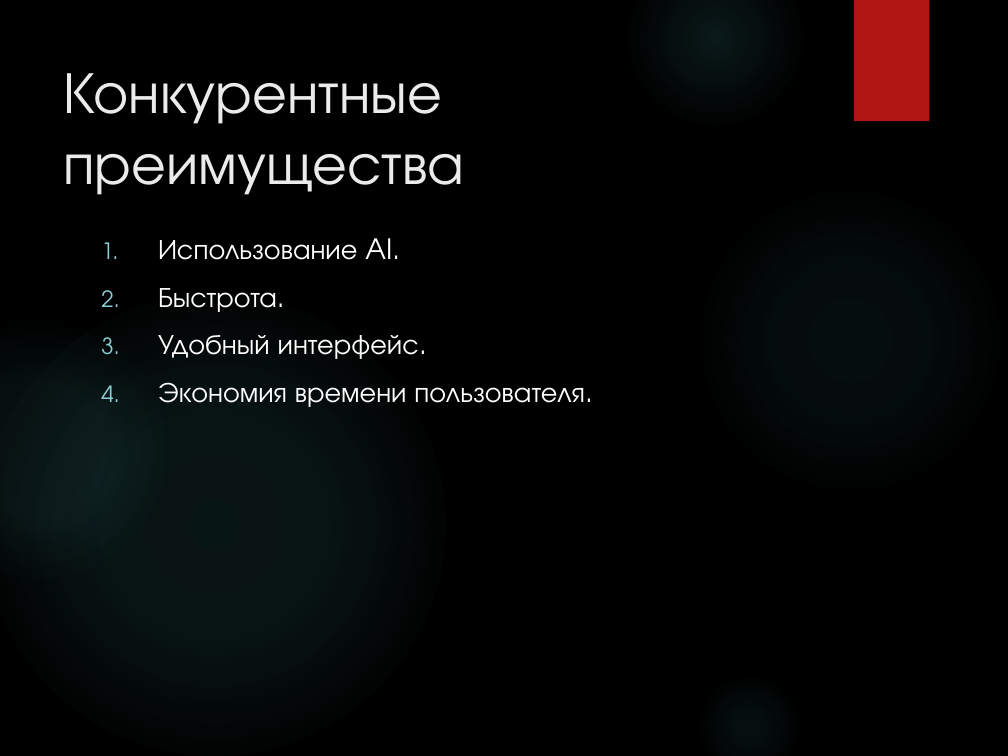
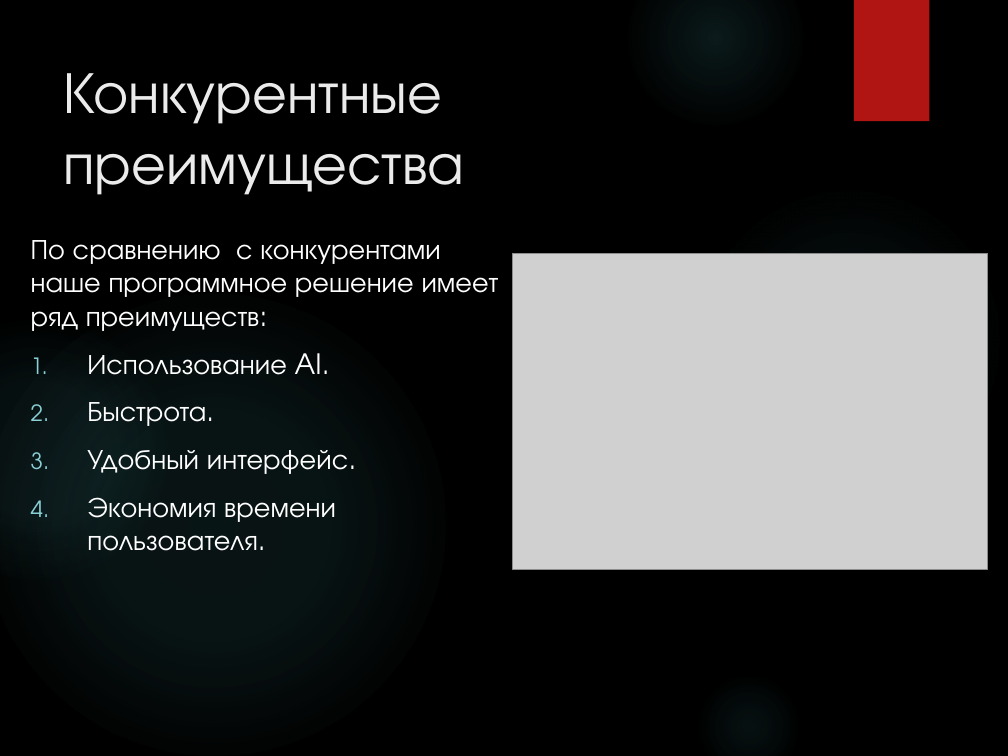
Before and after one commit to RAdKuzur/ASU, a slide deck: slide 5 of Управление IT-сервисами (Кузнецова)/Практическая 2.pptx. Drawn at 1008x756 pixels with LibreOffice and Linux fonts; fonts in the diff are those of the drawing; grey boxes stand for pictures; background and template pictures are left out. Boxes give left, top, right and bottom in pixels: in the first picture for what was removed or moved away, otherwise in the second. Text is boxed around its words. In the diff, an @@ line names an element or a change of style, - is before the commit and + after.

```diff
--- a/Управление IT-сервисами (Кузнецова)/Практическая 2.pptx
+++ b/Управление IT-сервисами (Кузнецова)/Практическая 2.pptx
@@ text "По сравнению с конкурентами наше ..." moved from (x1=158, y1=238, x2=585, y2=407) to (x1=31, y1=240, x2=499, y2=551) @@
@@ text at (x1=31, y1=240, x2=499, y2=331): paragraph added @@
+По сравнению с конкурентами наше программное решение имеет ряд преимуществ:
@@ picture added at (x1=512, y1=253, x2=987, y2=570) @@
```
Also in this commit, not shown: 4 other slides changed, 1 slide added, 4 other files.
